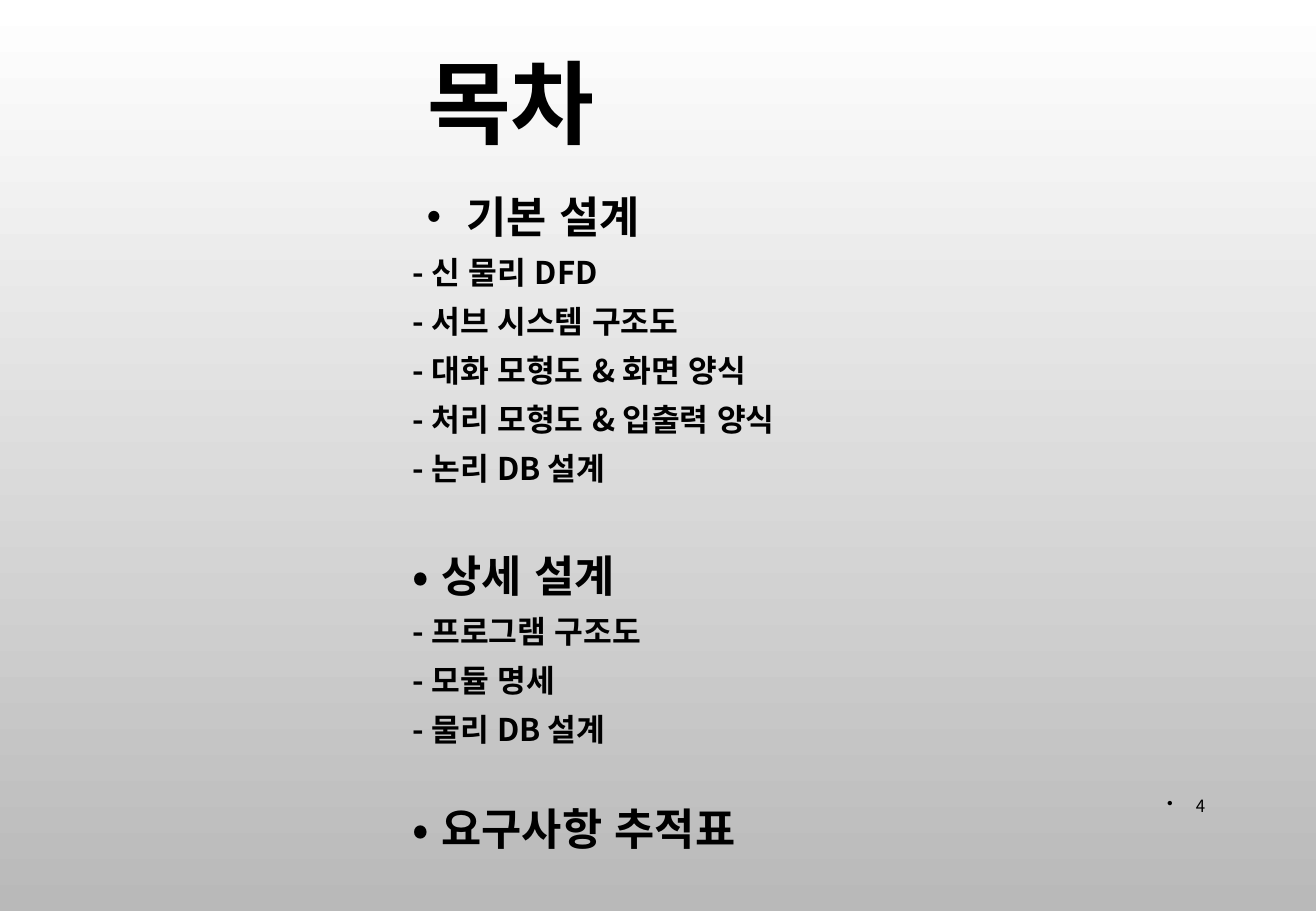
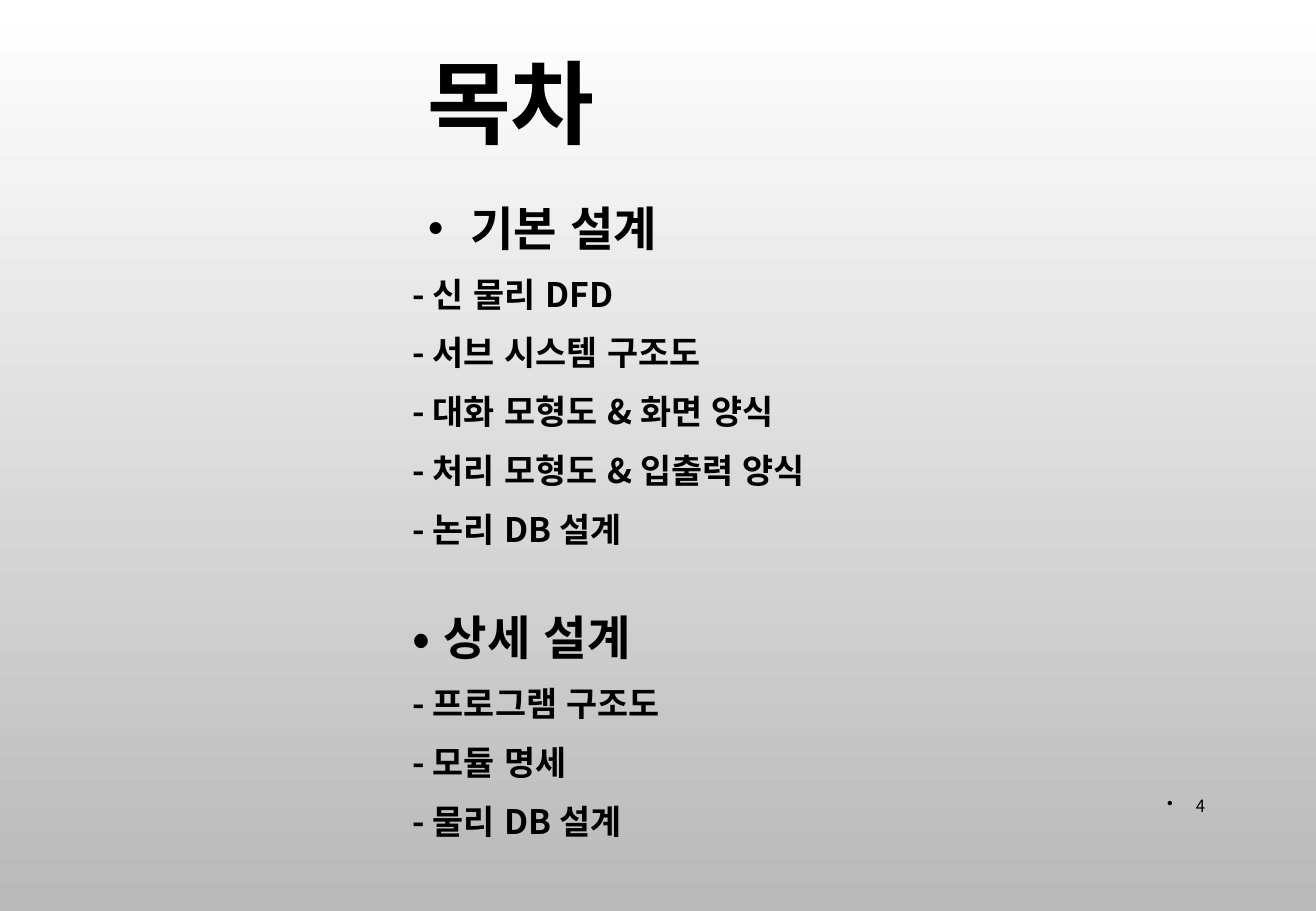
Before and after one commit to se04/se04, a slide deck: slide 4 of 제출 문서/1분반_4조_2차발표PPT_설계_초안.pptx. Drawn at 1316x911 pixels with LibreOffice and Linux fonts; fonts in the diff are those of the drawing; background and template pictures are left out. Boxes give left, top, right and bottom in pixels: in the first picture for what was removed or moved away, otherwise in the second. Text is boxed around its words. In the diff, an @@ line names an element or a change of style, - is before the commit and + after.

Commit message:
수정데스죽음의데스

```diff
--- a/제출 문서/1분반_4조_2차발표PPT_설계_초안.pptx
+++ b/제출 문서/1분반_4조_2차발표PPT_설계_초안.pptx
@@ text "• 기본 설계" at (433,206,805,837): size 25.9 to 28 pt in "• 기본 설계", "• 상세 설계"; size 18.5 to 20 pt in "- 신 물리 DFD", "- 서브 시스템 구조도", "- 대화 모형도 & 화면 양식", "- 처리 모형도 & 입출력 양식" and 4 more places; line spacing 0.5 to 0.7 @@
@@ text at (441,808,736,849): paragraph removed @@
-• 요구사항 추적표
```
